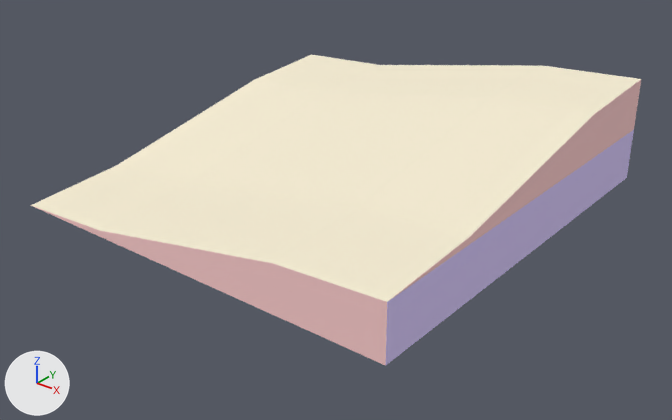
The glTF model atoms/Terrain_Sand_Incline_Overlapping_4x4.glb: old version first, new version second.
Before and after are seen from a 50 mm camera at (548.0, -576.0, 368.0) aimed at (65.0, 27.0, -7.0). The axes (+X, +Y, +Z) are drawn at lower left. The lights are the same throughout. The picture after the commit comes second. Where no turn or scale is listed for an object, it has been applied to the vertices. Vertices at exactly the same position are counted once.

The first picture shows 'Terrain_Sand_Incline_Overlapping_4x4'.
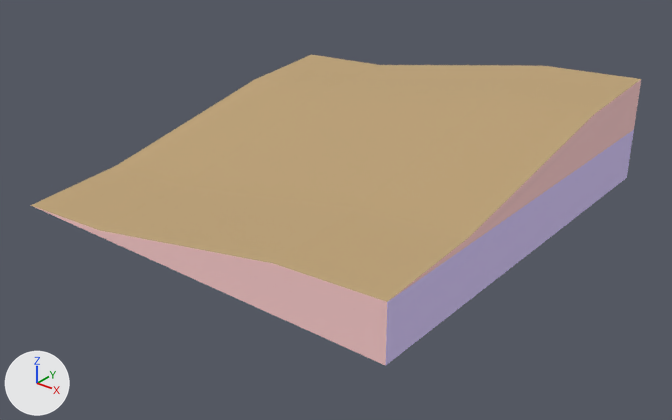
Where the change shows, as pixel boxes [x1, y1, x2, y2] in the pictures (672 x 420 px):
'Terrain_Sand_Incline_Overlapping_4x4', surface changed (white to beige): [31, 54, 641, 305] in both
part 1 of me_object3, surface changed (white to beige): [31, 54, 641, 302] in both

Diff of the bpy script that builds the scene:
```diff
--- a/atoms/Terrain_Sand_Incline_Overlapping_4x4.glb.py
+++ b/atoms/Terrain_Sand_Incline_Overlapping_4x4.glb.py
@@ img_colormap @@
+img_colormap = load_image('colormap', '../textures/colormap.png', 512, 512, 'sRGB')
@@ mat_dirt @@
 mat_dirt = principled_material('Dirt')
-mat_dirt.base_color = (0.918, 0.843, 0.651)  # pale yellow #f6edd3
+mat_dirt.texture = img_colormap
 mat_dirt.roughness = 1.0
@@ me_object3 @@
 me_object3.from_pydata(...)  # 20 vertices, 36 faces; spans x -150.0..250.0, y -150.0..250.0, z 0.0..100.0
 # used by ob_terrain_sand_incline_overlapping_4x4; location = (0.0, 0.0, 0.0)
+# me_object3 part 1: texture (UV) coordinates of 18 of 36 faces, centred in x -117.0..217.0, y -117.0..217.0, z 4.0..96.0, changed; they spanned u 0.0..1.0, v 0.0..1.0 and now span u 0.91..0.91, v 1.0..1.0
 me_object3.materials.append(mat_dirt)
```
